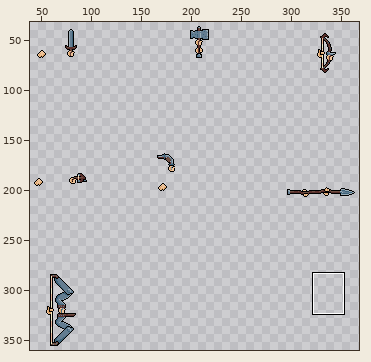
Two versions of one sprite sheet, MVC test/Assets/Art/Weapons/Weapons Grabbed Atlas.png. The picture above shows the old version from afar; the outline marks the close-up.
Close-up. Before:
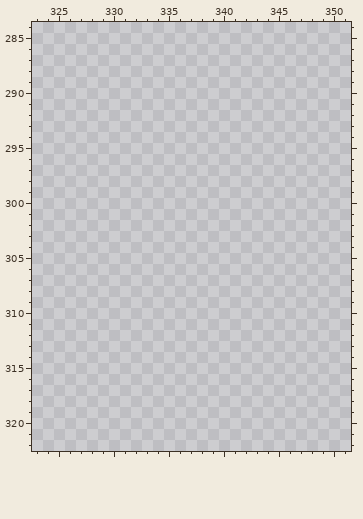
The file is 384x384 pixels. Shown: x 323..351, y 284..322. The wide view leaves out empty margins. The commit also changed other parts of the picture, which this record leaves out.
And afterwards:
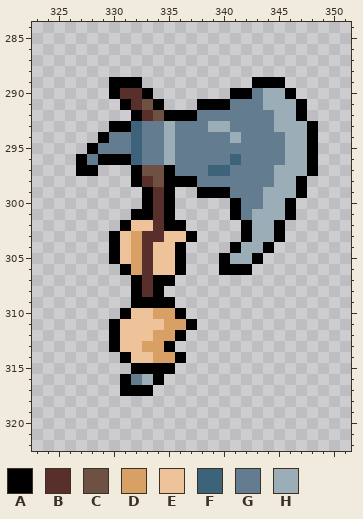
Palette (. is transparent): A #000000  B #592f2b  C #6f5144  D #d9a066  E #eec39a  F #3d637a  G #637c90  H #9badb7
Change:
Colour A now appears in row 289 at x 330 to 332 and 343 to 345; in row 290 at x 330, 333, 341 to 342 and 346; in row 291 at x 331, 334, 338 to 340 and 347; in row 292 at x 332, 335 to 337 and 347; in row 293 at x 330 to 331 and 348; in row 294 at x 329 and 348.
Colour A now appears in row 295 at x 328 and 348; in row 296 at x 327, 329 to 331 and 348; in row 297 at x 327 to 328, 332, 335 and 348; in row 298 at x 332, 335 to 337 and 347; in row 299 at x 333, 335, 338 to 340 and 347; in row 300 at x 333, 335, 341 and 346.
Colour A now appears in row 301 at x 332 to 333, 335, 341 and 346; in row 302 at x 331, 335 to 336, 342 and 345; in row 303 at x 330, 337, 342 and 345; in row 304 at x 330, 336, 341 and 344; in row 305 at x 330, 336, 340 and 343; in row 306 at x 331, 336 and 340 to 342.
Colour A now appears in row 307 at x 332 and 334 to 335; in row 308 at x 332 and 334; in row 309 at x 332 to 335; in row 310 at x 331 and 336; in row 311 at x 330 and 337; in row 312 at x 330 and 336.
Colour A now appears in row 313 at x 330 and 335; in row 314 at x 331 and 336; in row 315 at x 332 to 335; in row 316 at x 331 and 334; in row 317 at x 331 to 333.
Colour B now appears in row 290 at x 331 to 332; in row 291 at x 332; in row 292 at x 333; in row 298 at x 333; in rows 299 to 302 at x 334; in row 303 at x 333 to 334.
Colour B now appears in rows 304 to 308 at x 333.
Colour C now appears in row 291 at x 333; in row 292 at x 334; in row 297 at x 333 to 334; in row 298 at x 334.
Colour D now appears in rows 303 to 306 at x 332; in row 310 at x 334 to 335; in row 311 at x 335 to 336; in row 312 at x 334 to 335; in row 313 at x 333 to 334; in row 314 at x 334 to 335.
Colour E now appears in row 302 at x 332 to 333; in row 303 at x 331 and 335 to 336; in rows 304 to 305 at x 331 and 334 to 335; in row 306 at x 334 to 335; in row 310 at x 332 to 333; in row 311 at x 331 to 334.
Colour E now appears in row 312 at x 331 to 333; in row 313 at x 331 to 332; in row 314 at x 332 to 333.
Colour F now appears in rows 293 to 295 at x 332; in row 296 at x 332 and 341; in row 297 at x 339 to 340.
Colour G now appears in row 290 at x 343; in row 291 at x 341 to 343; in row 292 at x 338 to 344; in row 293 at x 333 to 334, 336 to 338 and 341 to 344; in row 294 at x 330 to 331, 333 to 334, 336 to 340 and 342 to 345; in row 295 at x 329 to 331, 333 to 334 and 336 to 345.
Colour G now appears in row 296 at x 328, 333 to 334, 336 to 340 and 342 to 345; in row 297 at x 336 to 338 and 341 to 344; in row 298 at x 338 to 344; in row 299 at x 341 to 343; in row 300 at x 342 to 343; in row 301 at x 342.
Colour G now appears in row 316 at x 332.
Colour H now appears in row 290 at x 344 to 345; in row 291 at x 344 to 346; in row 292 at x 345 to 346; in row 293 at x 335, 339 to 340 and 345 to 347; in row 294 at x 335, 341 and 346 to 347; in rows 295 to 296 at x 335 and 346 to 347.
Colour H now appears in row 297 at x 345 to 347; in row 298 at x 345 to 346; in row 299 at x 344 to 346; in row 300 at x 344 to 345; in row 301 at x 343 to 345; in rows 302 to 303 at x 343 to 344.
Colour H now appears in row 304 at x 342 to 343; in row 305 at x 341 to 342; in row 316 at x 333.
Pixel boxes of the changes (left, top, right, bottom) in both close-ups:
added: (76, 77, 318, 396)
